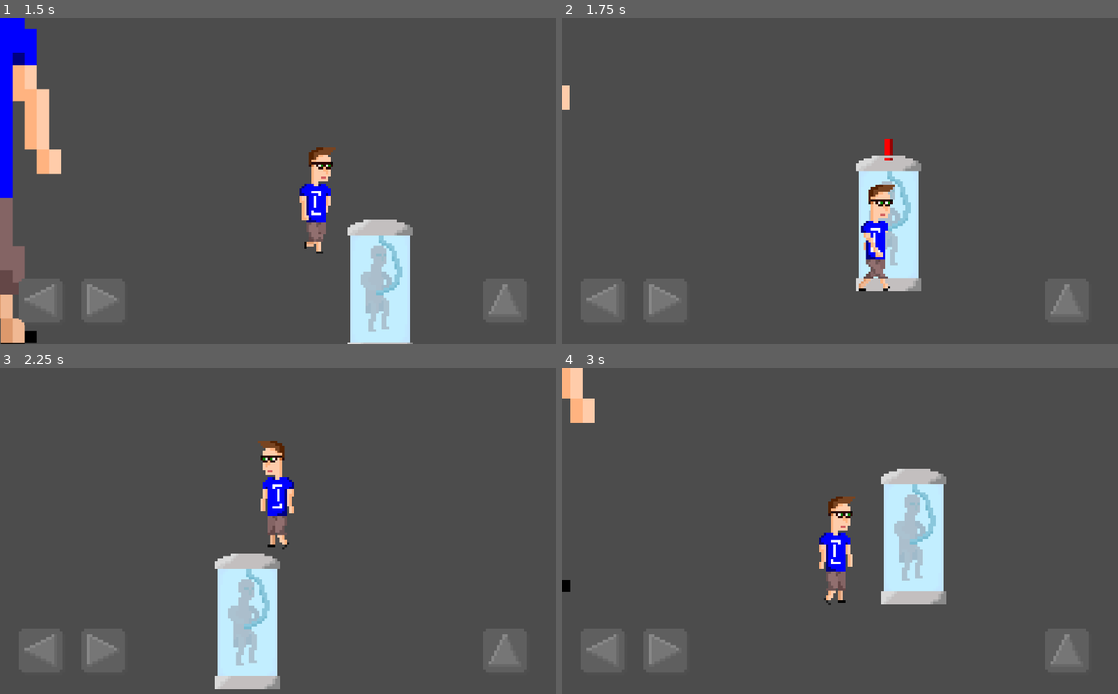
Above: before the commit, frames 1-4 (two rows, left to right).
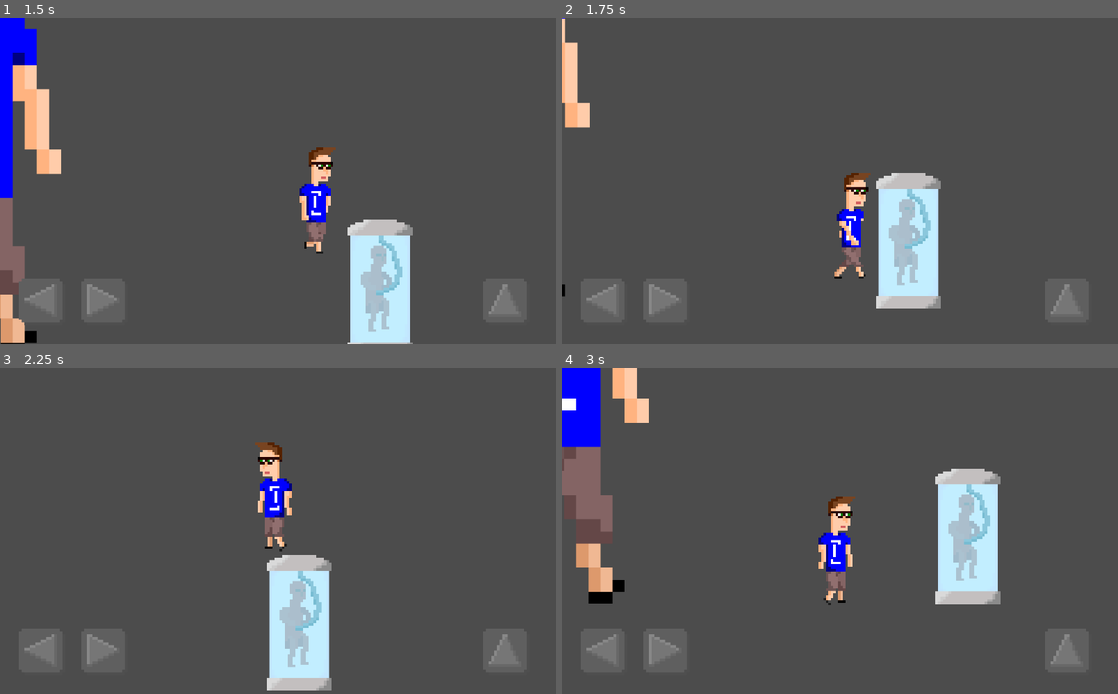
Above: after the commit, the same moments.

Repository: klenganthegame/KlenganTheGame
Game: Godot game, scene res://level/Level1.tscn
Two runs of this game, one before a commit and one after it. Both use one fixed random seed, a clock stepped at 60 frames per second and the inputs below.
Inputs:
- Up to frame 1 (1.5 s): tap Enter (accept) at 0.5 s; hold Enter (accept) 0.53-1.28 s; hold D (walk_right) from 0.53 s (still down); tap Space (jump) at 0.77, 0.8, 1.07, 1.35 s
- Up to frame 2 (1.75 s): keep holding D (walk_right); tap Space (jump) at 1.52 s; tap Enter (accept) at 1.55 s
- Up to frame 3 (2.25 s): tap Space (jump) at 1.82 s; release D (walk_right) at 2.03 s; hold A (walk_left) from 2.03 s (still down); hold Enter (accept) from 2.03 s (still down)
- Up to frame 4 (3 s): tap Space (jump) at 2.3 s; release A (walk_left) at 2.78 s; release Enter (accept) at 2.78 s; hold D (walk_right) from 2.78 s (still down); tap Enter (accept) at 2.85 s

Frame 1 is identical in both runs. In frame 2, 7.6% of the frame differs, in the area x 0-69%, y 0-90%; in frame 3, 8.9%; in frame 4, 13%, in the area x 0-79%, y 0-73%.

Commit message:
implemented "jumping through platforms"

Diff:
--- a/level/Level1.tscn
+++ b/level/Level1.tscn
@@ -6,6 +6,9 @@
 
 [sub_resource type="RectangleShape2D" id=1]
 extents = Vector2( 585.438, 10 )
+
+[sub_resource type="RectangleShape2D" id=2]
+extents = Vector2( 77.9493, 6.07898 )
 
 [node name="Node2D" type="Node2D"]
 
@@ -24,3 +27,9 @@
 
 [node name="Klengan" parent="." instance=ExtResource( 3 )]
 position = Vector2( 338.34, -71.7692 )
+
+[node name="StaticBody2D2" type="StaticBody2D" parent="."]
+
+[node name="CollisionShape2D" type="CollisionShape2D" parent="StaticBody2D2"]
+position = Vector2( 805.969, 407.714 )
+shape = SubResource( 2 )
--- a/objects/level1/Klengan.gd
+++ b/objects/level1/Klengan.gd
@@ -26,7 +26,7 @@
 	if can_interact and Input.is_action_pressed("accept") and $CanvasLayer/DialogueBox.hidden:
 
 		# TODO:
-		#   If (Group = interactable && person):
+		#   If (Group = interactable && person:
 		#       get Textarray from Interactable Object and talk
 
 
@@ -59,14 +59,16 @@
 			if friction == true:
 				motion.x = lerp(motion.x, 0, 0.2)
 			else:
-			#if motion.y-50 < 0:
-				#$AnimatedSprite.play("jump") # Fall
-				#$CollisionShape2D.hide()
-			#else:
-				#$AnimatedSprite.play("fall") # Jump
-				#$CollisionShape2D.show()
 				if friction == true:
 					motion.x = lerp(motion.x, 0, 0.05)
+		else:
+			if motion.y-50 < 0:
+				#$AnimatedSprite.play("jump") # Fall
+				$CollisionShape2D.disabled = true
+			else:
+				#$AnimatedSprite.play("fall") # Jump
+				$CollisionShape2D.disabled = false
+
 
 		var collisions = move_and_collide(motion * delta)
 		# if collisions:
--- a/objects/level1/Klengan.tscn
+++ b/objects/level1/Klengan.tscn
@@ -43,6 +43,7 @@
 scale = Vector2( 0.2, 0.2 )
 frames = SubResource( 1 )
 animation = "walk"
+frame = 4
 playing = true
 
 [node name="Camera2D" type="Camera2D" parent="."]
Not shown: 1 places in level/Level1.tscn that only renumber resources
